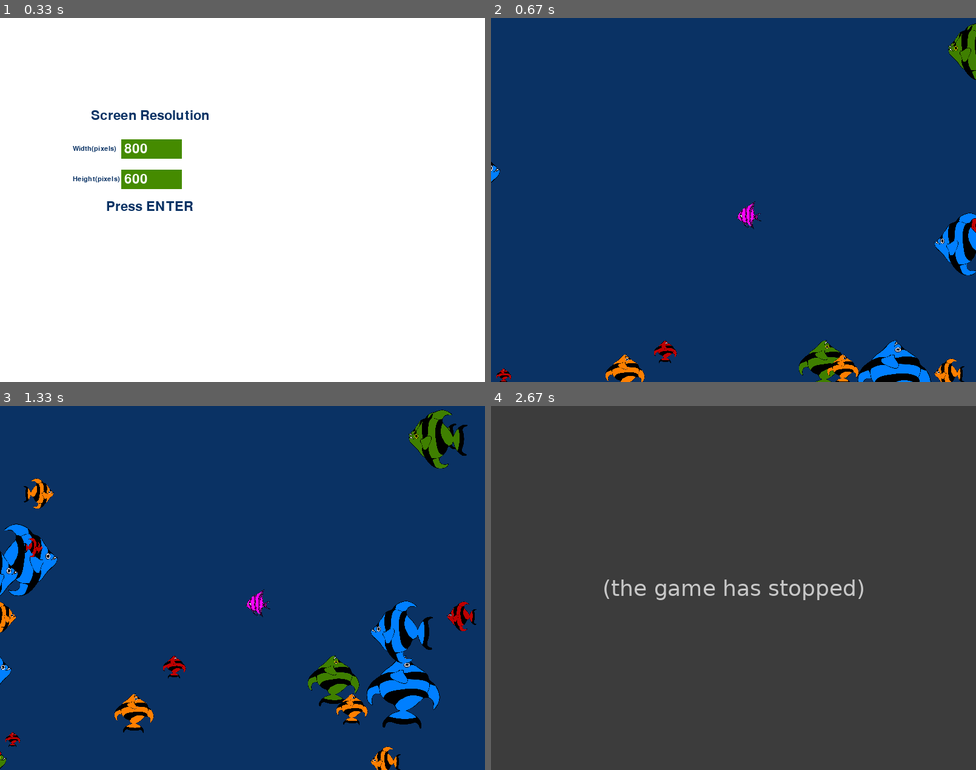
Above: before the commit, frames 1-4 (two rows, left to right).
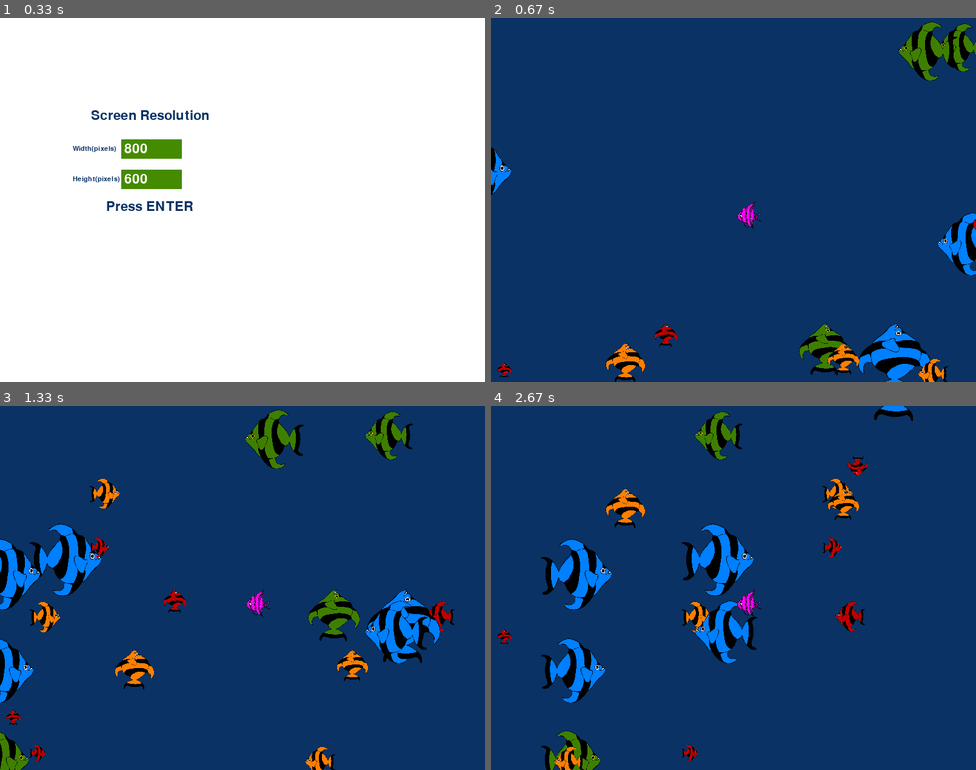
Above: after the commit, the same moments.

Repository: Matt-A-Bennett/python_games
Game: pygame game, started from fish/fish_pygame.py
Same seed, same stepped clock (60 frames per second), same inputs: the game is played once before the commit and once after it.
Inputs:
- Up to frame 1 (0.33 s): no input
- Up to frame 2 (0.67 s): tap Enter at 0.33 s
- Up to frame 3 (1.33 s): no input
- Up to frame 4 (2.67 s): no input

Frame 1 is identical in both runs. In frame 2, 5.8% of the frame differs, in the area x 0-100%, y 1-100%; in frame 3, 14%; in frame 4, 100%, in the area x 0-100%, y 0-100%.
Before the commit the program exited at 2.42 s; later frames show no game.

Commit message:
Revert "Add collision/eating/growing"

Diff:
--- a/fish/fish_pygame.py
+++ b/fish/fish_pygame.py
@@ -15,42 +15,33 @@
         colors = ['red', 'orange', 'green', 'blue']
         self.image = pg.image.load(f"{path}fish_{colors[color_ind]}.png")
         self.fish = self.image
-        self.fish = pg.transform.scale(self.fish, (self.size, self.size))
-        self.mask = pg.mask.from_surface(self.fish)
-        self.scale = self.mask.count()
 
         side = np.random.randint(1,5)
         if side == 1:
-            self.fish = pg.transform.flip(self.fish, True, False)
+            self.fish = pg.transform.flip(self.image, True, False)
             self.rect = self.fish.get_rect()
             self.rect.y = np.random.randint(1,height)
             self.rect.x = -150
-            self.speed = [np.random.randint(1, 4), 0]
+            self.speed = [np.random.randint(1, 5), 0]
         if side == 2:
             self.rect = self.fish.get_rect()
             self.rect.y = np.random.randint(1,height)
             self.rect.x = width
-            self.speed = [-np.random.randint(1, 4), 0]
+            self.speed = [-np.random.randint(1, 5), 0]
         if side == 3:
-            self.fish = pg.transform.rotate(self.fish, 270)
+            self.fish = pg.transform.rotate(self.image, 270)
             self.rect = self.fish.get_rect()
             self.rect.x = np.random.randint(1,width)
             self.rect.y = height
-            self.speed = [0, -np.random.randint(1, 4)]
+            self.speed = [0, -np.random.randint(1, 5)]
         if side == 4:
-            self.fish = pg.transform.rotate(self.fish, 90)
+            self.fish = pg.transform.rotate(self.image, 90)
             self.rect = self.fish.get_rect()
             self.rect.x = np.random.randint(1,width)
             self.rect.y = -150
-            self.speed = [0, np.random.randint(1, 4)]
-
-    def eaten(self, player_mask, player_rect):
-        if player_mask.overlap(self.mask,
-                                   (self.rect[0] - player_rect[0],
-                                    self.rect[1] - player_rect[1])):
-            return player.scale > self.scale
-        else:
-            return None
+            self.speed = [0, np.random.randint(1, 5)]
+
+        self.fish = pg.transform.scale(self.fish, (self.size, self.size))
 
     def update(self):
         self.rect = self.rect.move(self.speed)
@@ -60,23 +51,15 @@
         self.size = 50
         self.image = pg.image.load(f"{path}fish_player.png")
         self.fish = pg.transform.scale(self.image, (self.size, self.size))
-        self.mask = pg.mask.from_surface(self.fish)
-        self.scale = self.mask.count()
-        self.fed = 0
         self.speed = [0, 0]
         self.max_speed = 8
-        self.acceleration = 0.04
+        self.acceleration = 0.1
         self.facing = 'left'
         self.rect = self.fish.get_rect()
         self.rect.x = 400
         self.rect.y = 300
 
     def update(self):
-        if self.fed:
-            self.fish = pg.transform.scale(self.image, (self.size, self.size))
-            self.facing = 'left'
-            self.fed = 0
-
         if self.speed[0] > 0 and self.facing == 'left' or self.speed[0] < 0 and self.facing == 'right':
             x = self.rect.x
             y = self.rect.y
@@ -231,7 +214,7 @@
 pg.mixer.init() # Initialize music mixer
 pg.mixer.music.load("guiles-theme.wav") # Load background music
 pg.mixer.music.play(-1,0,0) # Starts playing music. (loops, maxtime, fade_ms)
-                            # If loops input is -1, it keeps looping forever.
+                                # If loops input is -1, it keeps looping forever.
 
 player = FishPlayer(path)
 
@@ -250,24 +233,12 @@
 
     screen.fill(background_color)
 
-    player_mask = pg.mask.from_surface(player.fish)
     # update all the AI fish
     for fish_idx in range(n_fish):
         tmp_fish = school_of_fish[fish_idx]
         tmp_fish.update()
-
         if (tmp_fish.rect[0] < -150) or (tmp_fish.rect[0] > width) or (tmp_fish.rect[1] < -150) or (tmp_fish.rect[1] > height):
             school_of_fish[fish_idx] = Fish_AI(path, width, height)
-
-        # check if the fish_ai was eaten or ate the player (None means no contact)
-        eaten = tmp_fish.eaten(player_mask, player.rect)
-        if eaten == True:
-            school_of_fish[fish_idx] = Fish_AI(path, width, height)
-            player.fed = 1
-            player.size += 2
-        elif eaten == False:
-            pg.quit()
-            sys.exit()
 
         screen.blit(tmp_fish.fish, tmp_fish.rect)
 
@@ -292,4 +263,4 @@
     screen.blit(player.fish, player.rect)
 
     pg.display.flip()
-    # time.sleep(0.01)
+    time.sleep(0.01)
Not shown, changed: fish/todo_list.md
